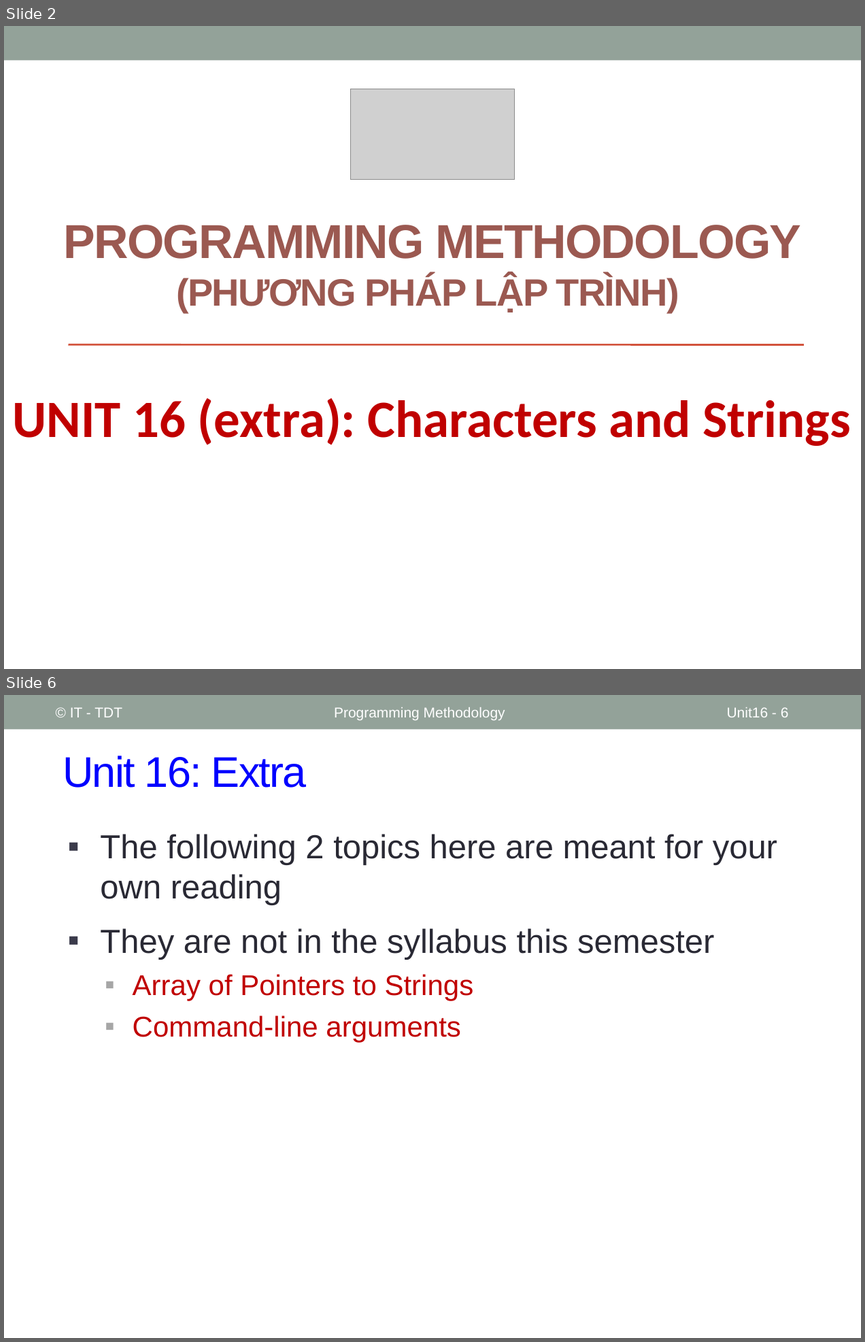
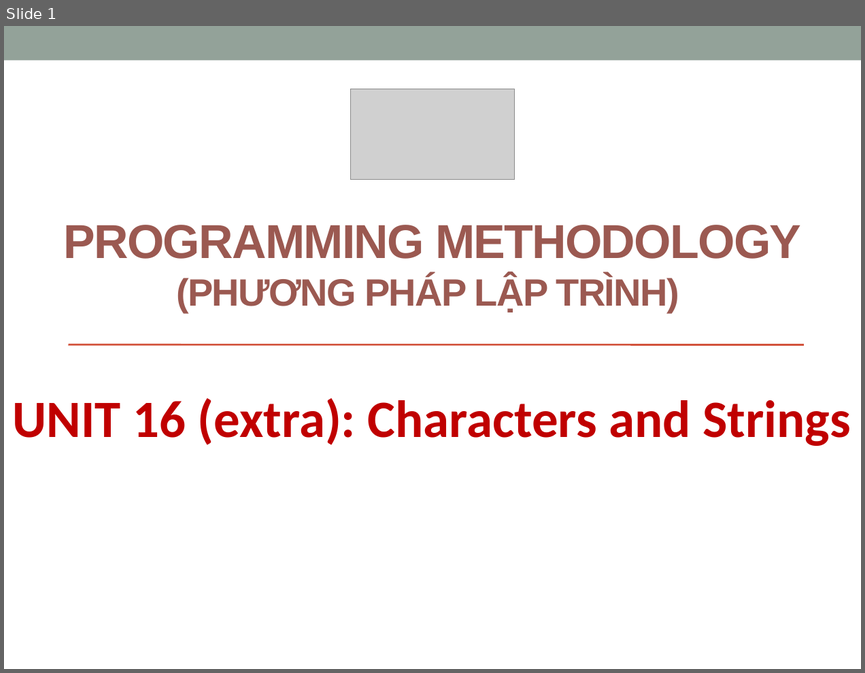
Before and after one commit to coder1097/Programming-Methodology, a slide deck: PPLT_Slides/Slides/Unit16_Extra.pptx. Shown one above the other, each under a label of ours: slides 2 and 6 before the commit, slide 1 after it; the slides between them are not shown. The pictures are 865x1342 and 865x673 pixels, drawn with LibreOffice and Linux fonts; fonts in the diff are those of the drawing; grey boxes stand for pictures. Boxes give left, top, right and bottom in pixels: in the first picture for what was removed or moved away, otherwise in the second. Text is boxed around its words. In the diff, an @@ line names an element or a change of style, - is before the commit and + after.

```diff
--- a/PPLT_Slides/Slides/Unit16_Extra.pptx
+++ b/PPLT_Slides/Slides/Unit16_Extra.pptx
@@ slide 6 removed at (4, 695, 861, 1338), background #FFFFFF; not listed: 1 template element that a slide beside it also shows @@
@@ text removed at (70, 707, 122, 717) @@
-© IT - TDT
@@ text removed at (334, 707, 505, 720) @@
-Programming Methodology
@@ page number removed at (727, 707, 789, 717) @@
-Unit16 - 6
@@ title removed at (62, 756, 307, 787) @@
-Unit 16: Extra
@@ text removed at (100, 834, 777, 1042) @@
-▪ The following 2 topics here are meant for your own reading
-▪ They are not in the syllabus this semester
-  ▪ Array of Pointers to Strings
-  ▪ Command-line arguments
@@ what was slide 2 is now slide 1 @@
```
Also in this commit, not shown: 5 other slides removed, 35 other files.
